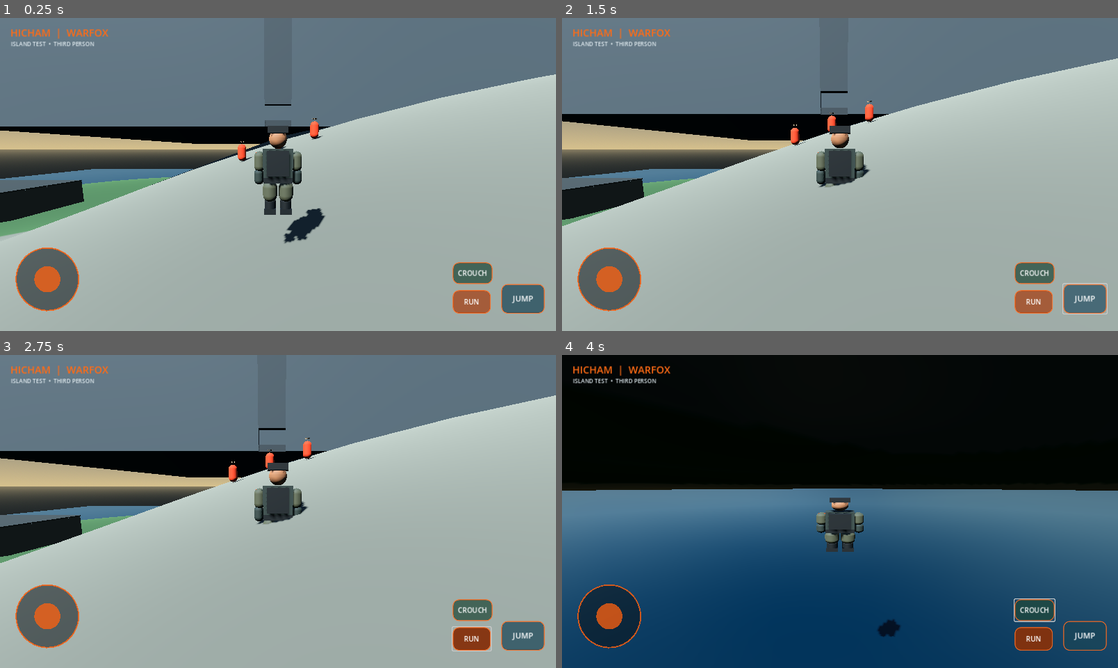
Above: before the commit, frames 1-4 (two rows, left to right).
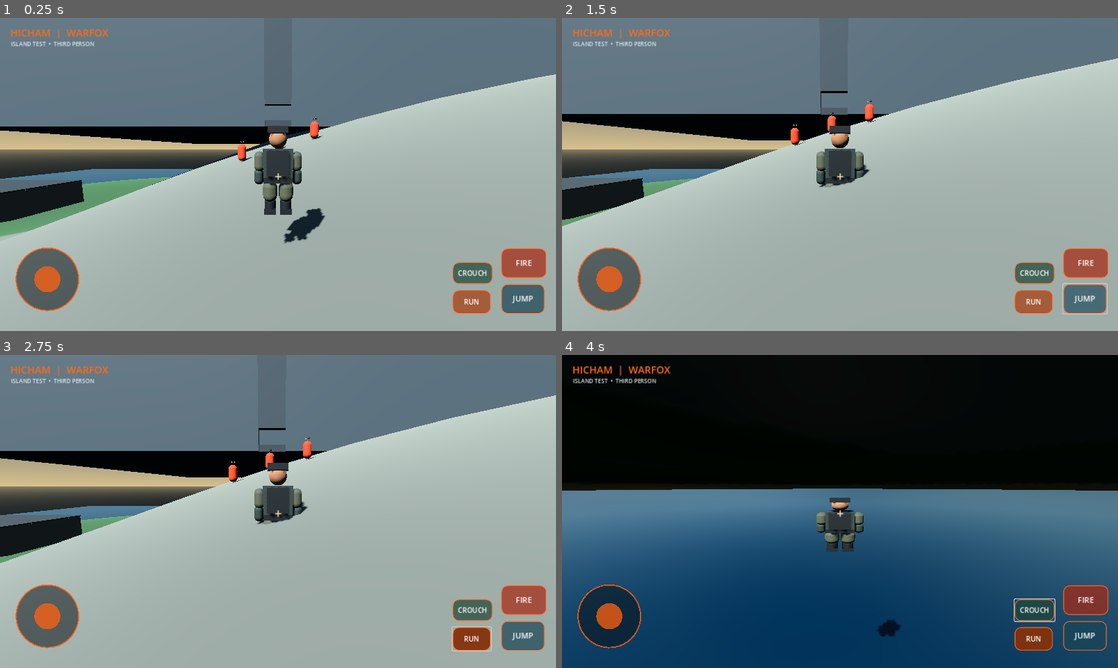
Above: after the commit, the same moments.

Repository: hicham07dzz-cyber/WARFOX
Game: Godot game, scene res://scenes/main.tscn
Two runs of this game, one before a commit and one after it. Both use one fixed random seed, a clock stepped at 60 frames per second and the inputs below.
Inputs (mouse positions are in pixels of both pictures, inside the frame that each line leads up to):
- Up to frame 1 (0.25 s): no input
- Up to frame 2 (1.5 s): click (1084, 262) at 0.5 s, where only the run after the commit has a clickable "FIRE"; click "JUMP" at 1.25 s
- Up to frame 3 (2.75 s): click "RUN" at 2 s
- Up to frame 4 (4 s): click "CROUCH" at 2.75 s; move the mouse to (962, 495) at 3.52 s; hold D (move_right) from 3.53 s (still down); hold Ctrl (crouch) from 3.53 s (still down); click (962, 495) at 3.67 s; tap Space (jump) at 3.77 s; tap F (fire) at 3.8 s

The runs differ from the first frame. In frame 1, 0.8% of the frame differs, in the area x 49-99%, y 49-84%; in frame 2, 0.8%; in frame 3, 0.8%; in frame 4, 0.8%.

Commit message:
Add mobile fire button and centered aiming reticle

Diff:
--- a/scripts/mobile_hud.gd
+++ b/scripts/mobile_hud.gd
@@ -6,6 +6,7 @@
 var sprint_active := false
 var crouch_active := false
 var jump_pulse := false
+var fire_pulse := false
 
 func _ready() -> void:
 	_build_hud()
@@ -53,6 +54,14 @@
 	mode.add_theme_font_size_override("font_size", 13)
 	root.add_child(mode)
 
+	var crosshair := Label.new()
+	crosshair.text = "+"
+	crosshair.set_anchors_and_offsets_preset(Control.PRESET_CENTER)
+	crosshair.position = Vector2(-8, -18)
+	crosshair.add_theme_color_override("font_color", Color(1.0, 0.9, 0.72, 0.95))
+	crosshair.add_theme_font_size_override("font_size", 30)
+	root.add_child(crosshair)
+
 	var jump := Button.new()
 	jump.text = "JUMP"
 	jump.size = Vector2(100, 68)
@@ -65,6 +74,19 @@
 	_style_button(jump, Color(0.10, 0.27, 0.34))
 	jump.pressed.connect(func(): jump_pulse = true)
 	root.add_child(jump)
+
+	var fire := Button.new()
+	fire.text = "FIRE"
+	fire.size = Vector2(104, 68)
+	fire.anchor_left = 1.0
+	fire.anchor_top = 1.0
+	fire.anchor_right = 1.0
+	fire.anchor_bottom = 1.0
+	fire.position = Vector2(-126, -190)
+	fire.add_theme_font_size_override("font_size", 18)
+	_style_button(fire, Color(0.65, 0.16, 0.08))
+	fire.button_down.connect(func(): fire_pulse = true)
+	root.add_child(fire)
 
 	var sprint := Button.new()
 	sprint.text = "RUN"
@@ -101,8 +123,9 @@
 
 func _process(_delta: float) -> void:
 	if player != null:
-		player.set_mobile_input(joystick_vector, sprint_active, jump_pulse, crouch_active)
+		player.set_mobile_input(joystick_vector, sprint_active, jump_pulse, crouch_active, fire_pulse)
 	jump_pulse = false
+	fire_pulse = false
 
 class TouchStick extends Control:
 	signal stick_changed(value: Vector2)
